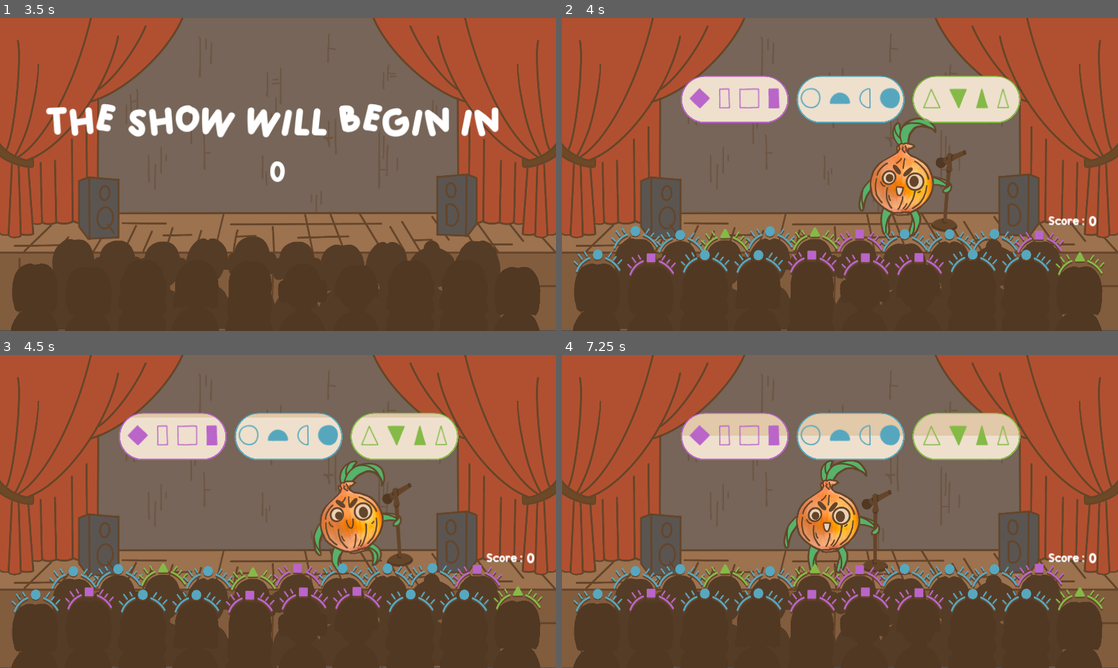
Above: before the commit, frames 1-4 (two rows, left to right).
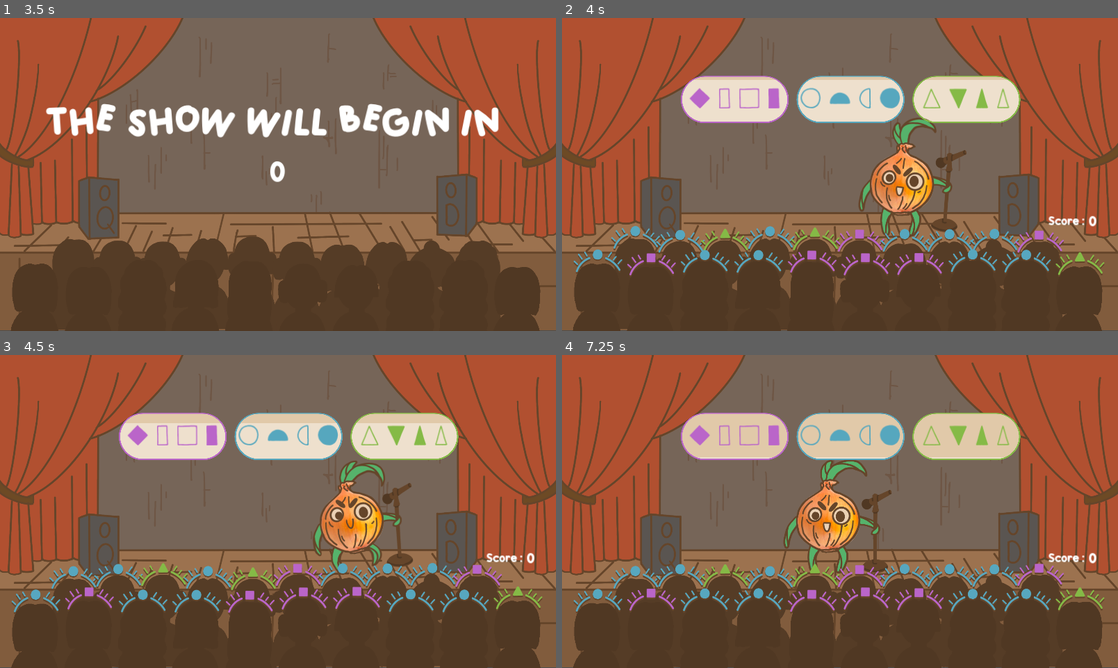
Above: after the commit, the same moments.

Repository: IridescenceFR/GlobalGameJam2024
Game: Godot game, scene res://Scenes/Main.tscn
Two runs of this game, one before a commit and one after it. Both use one fixed random seed, a clock stepped at 60 frames per second and the inputs below.
Inputs:
- Up to frame 1 (3.5 s): click "START" at 0.5 s; hold Right (move_right) 1.28-2.03 s; hold N (add_score) 1.28-2.03 s; hold Left (move_left) 2.03-2.78 s; tap N (add_score) at 2.1 s; hold Right (move_right) from 2.78 s (still down); hold N (add_score) from 2.78 s (still down)
- Up to frame 2 (4 s): keep holding Right (move_right); release N (add_score) at 3.53 s; tap N (add_score) at 3.6 s
- Up to frame 3 (4.5 s): release Right (move_right) at 4.28 s; hold Left (move_left) from 4.28 s (still down); hold N (add_score) from 4.28 s (still down)
- Up to frame 4 (7.25 s): release N (add_score) at 5.03 s; tap N (add_score) at 5.1, 6.6 s; hold N (add_score) 5.78-6.53 s; release Left (move_left) at 6.53 s; hold Right (move_right) from 6.53 s (still down)

Frame 1 is identical in both runs. In frame 2, 0.4% of the frame differs, in the area x 23-80%, y 18-20%; in frame 3, 0.9%; in frame 4, 3.1%, in the area x 21-83%, y 25-33%.

Commit message:
EG:code: temps fixé

Diff:
--- a/scripts/bubble.gd
+++ b/scripts/bubble.gd
@@ -6,11 +6,13 @@
 
 # Called when the node enters the scene tree for the first time.
 func _process(delta):
-	fill_progress_bar()
+	fill_progress_bar(delta)
 	pass
 
-func fill_progress_bar():
-	$Panel/ProgressBar.value += 0.22
+func fill_progress_bar(delta):
+	print(delta)
+	print($Panel/ProgressBar.value)
+	$Panel/ProgressBar.value += 25 * delta
 
 func _on_pressed():
 	$ClickBubble.play()
